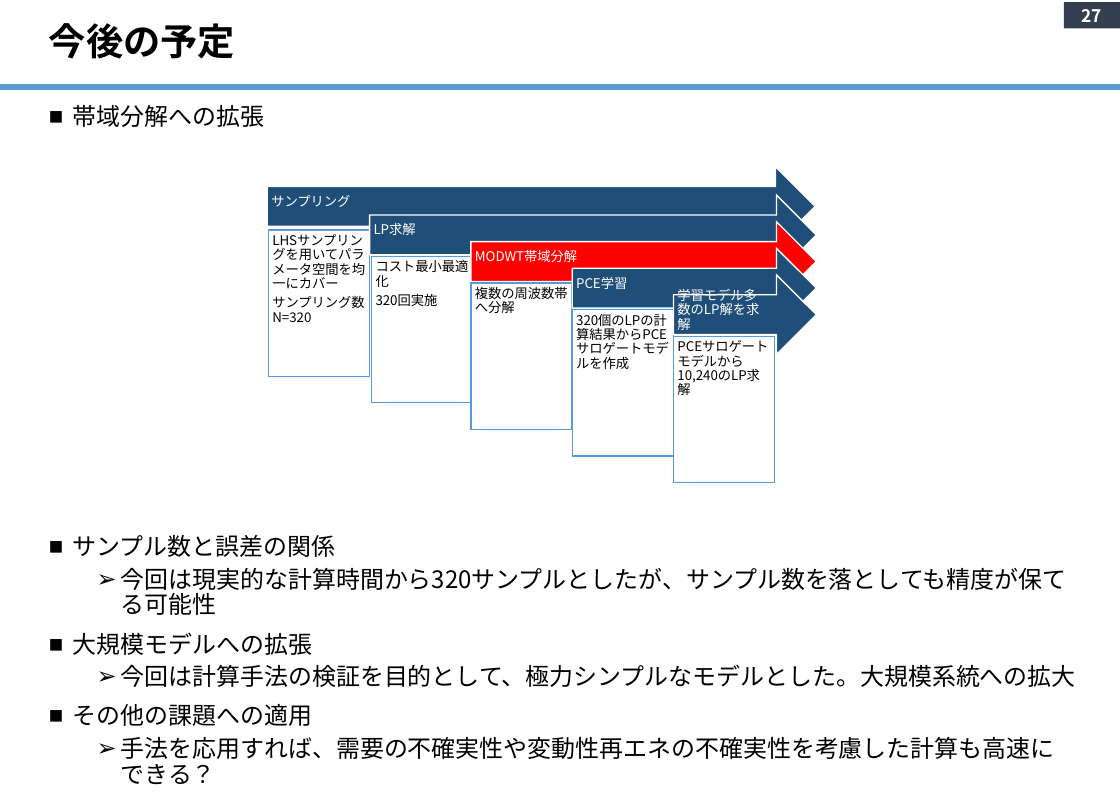
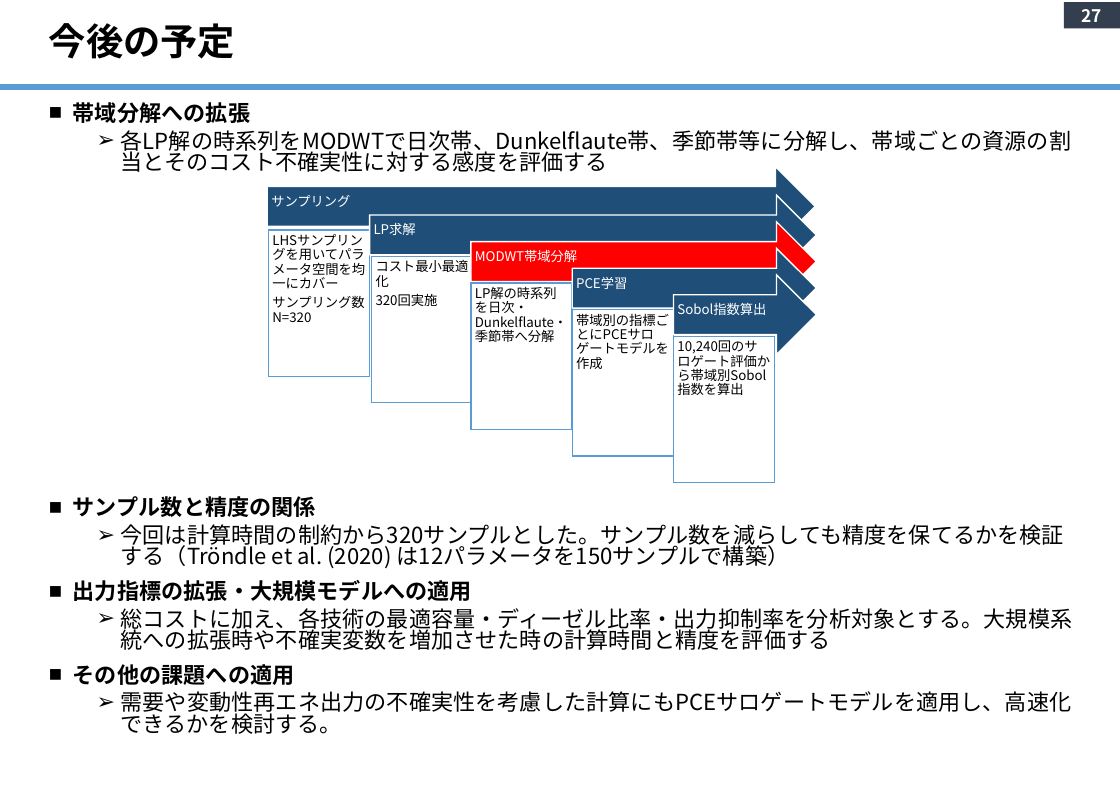
Before and after one commit to yanase1147/GSA-02, a slide deck: slide 27 of Study Outline.pptx. Drawn at 1120x792 pixels with LibreOffice and Linux fonts; fonts in the diff are those of the drawing. Boxes give left, top, right and bottom in pixels: in the first picture for what was removed or moved away, otherwise in the second. Text is boxed around its words. In the diff, an @@ line names an element or a change of style, - is before the commit and + after.

```diff
--- a/Study Outline.pptx
+++ b/Study Outline.pptx
@@ text at box(73, 102, 295, 685): size 18 to 16.6 pt, bold on in "帯域分解への拡張", "その他の課題への適用"; line spacing 0.9 to 0.8 @@
@@ text at box(73, 130, 1073, 650): text changed; size 18 to 16.6 pt @@
-■ サンプル数と誤差の関係
-  ➢ 今回は現実的な計算時間から320サンプルとしたが、サンプル数を落としても精度が保てる可能性
-■ 大規模モデルへの拡張
-  ➢ 今回は計算手法の検証を目的として、極力シンプルなモデルとした。大規模系統への拡大
+  ➢ 各LP解の時系列をMODWTで日次帯、Dunkelflaute帯、季節帯等に分解し、帯域ごとの資源の割当とそのコスト不確実性に対する感度を評価する
+■ サンプル数と精度の関係
+  ➢ 今回は計算時間の制約から320サンプルとした。サンプル数を減らしても精度を保てるかを検証する（Tröndle et al. (2020) は12パラメータを150サンプルで構築）
+■ 出力指標の拡張・大規模モデルへの適用
+  ➢ 総コストに加え、各技術の最適容量・ディーゼル比率・出力抑制率を分析対象とする。大規模系統への拡張時や不確実変数を増加させた時の計算時間と精度を評価する
@@ text at box(475, 298, 567, 342): text changed @@
-複数の周波数帯へ分解
+LP解の時系列を日次・Dunkelflaute・季節帯へ分解
@@ text at box(576, 313, 669, 343): text changed @@
-320個のLPの計算結果からPCEサロゲートモデルを作成
+帯域別の指標ごとにPCEサロゲートモデルを作成
@@ text at box(677, 303, 766, 315): text changed @@
-学習モデル多数のLP解を求解
+Sobol指数算出
@@ text at box(677, 340, 757, 354): text changed @@
-PCEサロゲートモデルから10,240のLP求解
+10,240回のサロゲート評価から帯域別Sobol指数を算出
@@ text at box(121, 691, 1072, 734): text changed; size 18 to 16.6 pt @@
-  ➢ 手法を応用すれば、需要の不確実性や変動性再エネの不確実性を考慮した計算も高速にできる？
+  ➢ 需要や変動性再エネ出力の不確実性を考慮した計算にもPCEサロゲートモデルを適用し、高速化できるかを検討する。
@@ page number removed at box(552, 737, 572, 756) @@
-27
```
Also in this commit, not shown: 21 other slides changed, 6 slides added, 4 slides removed, 7 other files.
